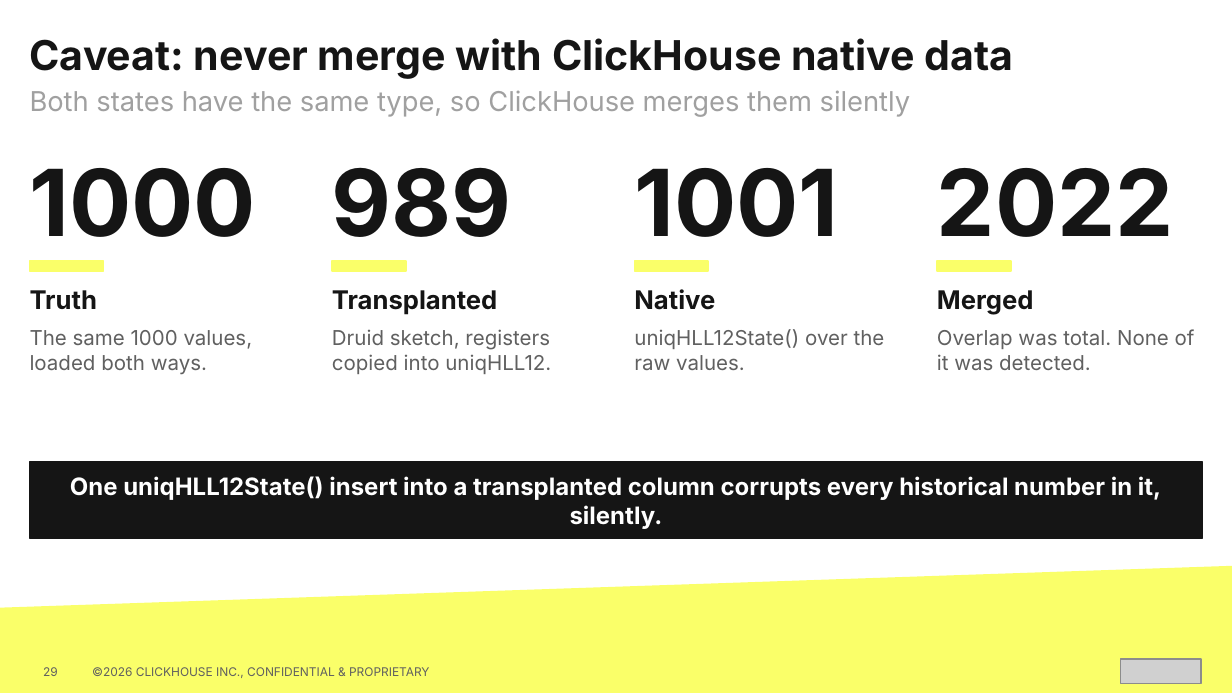
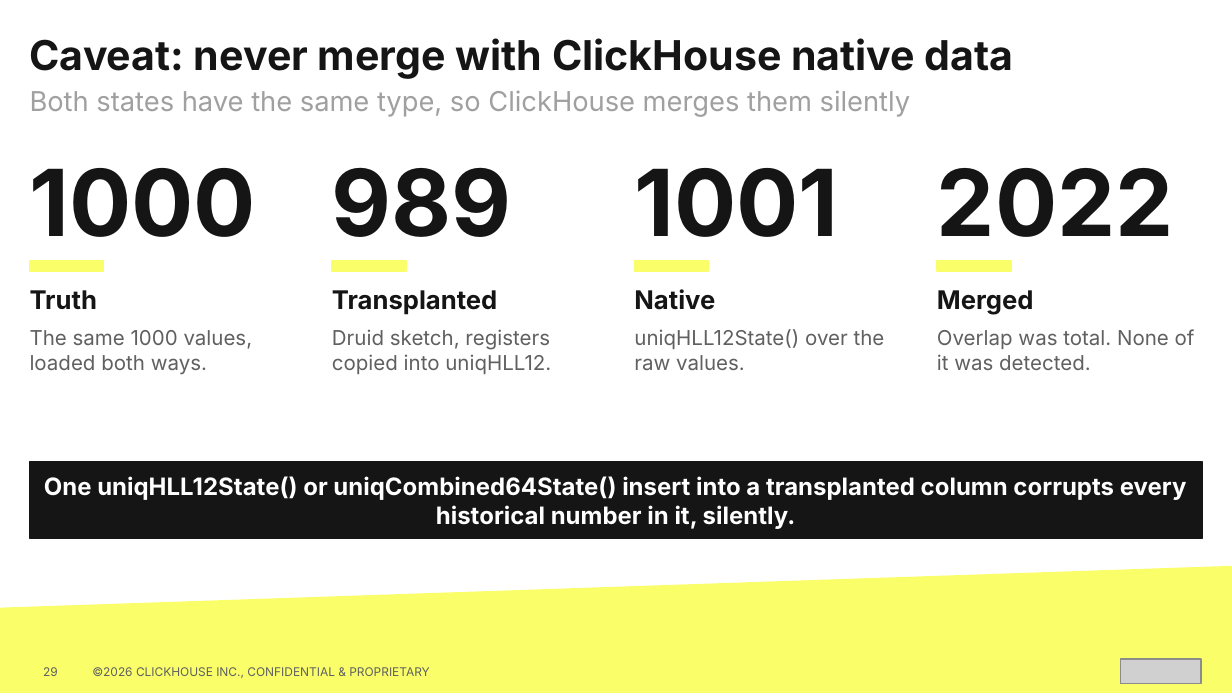
Before and after one commit to hellmarbecker/druid-sketches-migration, a slide deck: slide 29 of presentations/druid-sketches-migration.pptx. Drawn at 1232x693 pixels with LibreOffice and Linux fonts; fonts in the diff are those of the drawing; grey boxes stand for pictures. Boxes give left, top, right and bottom in pixels: in the first picture for what was removed or moved away, otherwise in the second. Text is boxed around its words. In the diff, an @@ line names an element or a change of style, - is before the commit and + after.

```diff
--- a/presentations/druid-sketches-migration.pptx
+++ b/presentations/druid-sketches-migration.pptx
@@ text at box(44, 476, 1187, 529): text changed @@
-One uniqHLL12State() insert into a transplanted column corrupts every historical number in it, silently.
+One uniqHLL12State() or uniqCombined64State() insert into a transplanted column corrupts every historical number in it, silently.
```
Also in this commit, not shown: 19 other slides changed.
